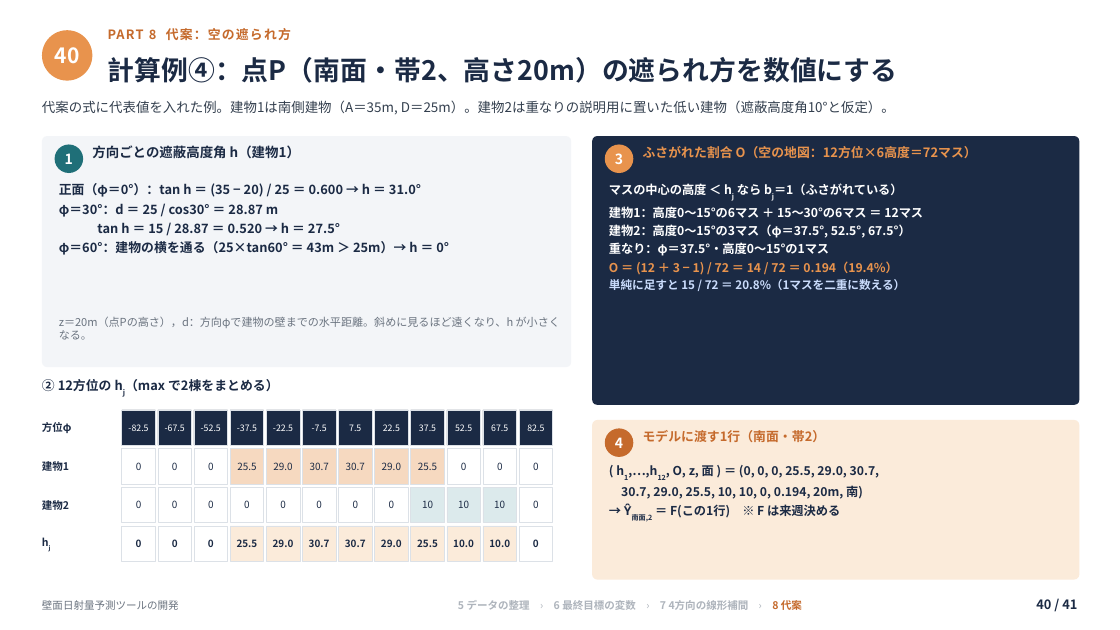
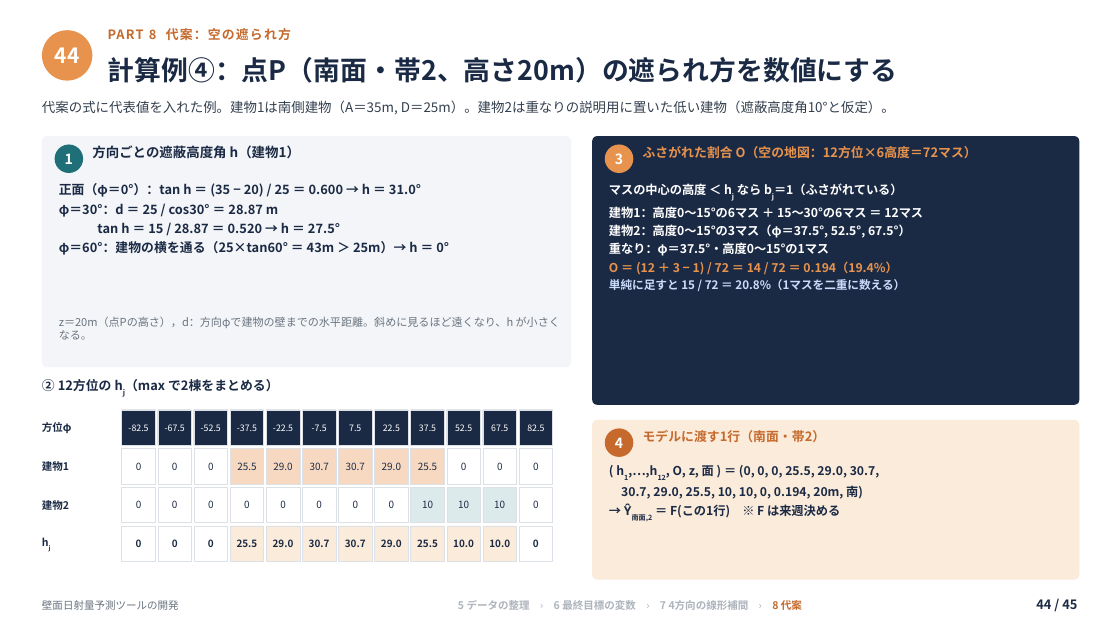
Before and after one commit to koyoy1016-gif/koyo1016, a slide deck: slide 44 of slides/壁面日射量予測ツールの開発_補足付き.pptx (slide 40 before the commit). Drawn at 1120x630 pixels with LibreOffice and Linux fonts; fonts in the diff are those of the drawing. Boxes give left, top, right and bottom in pixels: in the first picture for what was removed or moved away, otherwise in the second. Text is boxed around its words. In the diff, an @@ line names an element or a change of style, - is before the commit and + after.

```diff
--- a/slides/壁面日射量予測ツールの開発_補足付き.pptx
+++ b/slides/壁面日射量予測ツールの開発_補足付き.pptx
@@ text at (55,47,80,63): text changed @@
-40
+44
@@ text at (1036,599,1077,609): text changed @@
-40 / 41
+44 / 45
```
Also in this commit, not shown: 38 other slides changed, 6 slides added, 2 slides removed, 1 other file.
